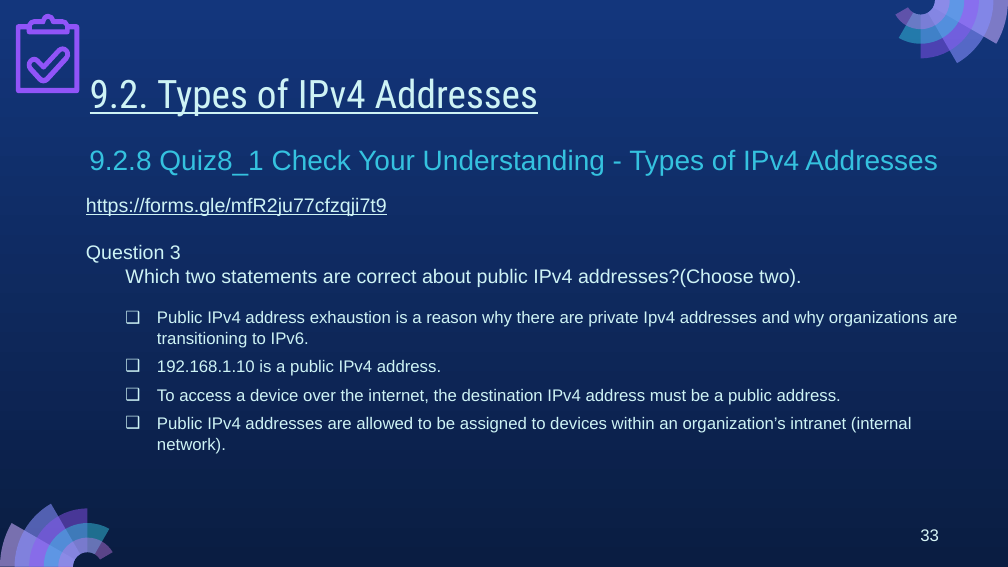
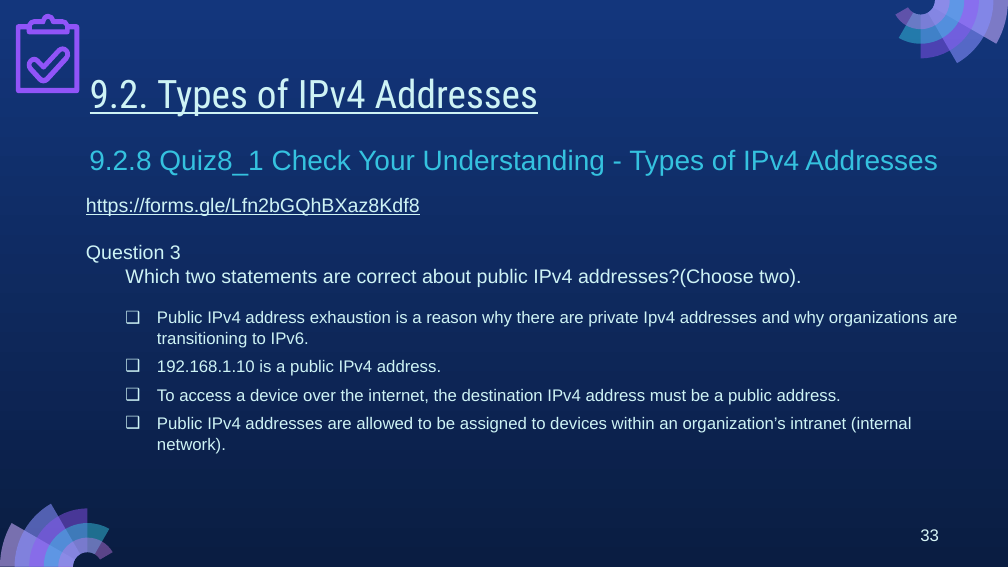
Before and after one commit to MarikoTagawa/kosen-mongolia-materials, a slide deck: slide 33 of network-basics/slides/08_NetworkBasics_2025_2P.pptx. Drawn at 1008x567 pixels with LibreOffice and Linux fonts; fonts in the diff are those of the drawing. Boxes give left, top, right and bottom in pixels: in the first picture for what was removed or moved away, otherwise in the second. Text is boxed around its words. In the diff, an @@ line names an element or a change of style, - is before the commit and + after.

```diff
--- a/network-basics/slides/08_NetworkBasics_2025_2P.pptx
+++ b/network-basics/slides/08_NetworkBasics_2025_2P.pptx
@@ text at box(86, 197, 420, 216): text changed @@
-https://forms.gle/mfR2ju77cfzqji7t9
+https://forms.gle/Lfn2bGQhBXaz8Kdf8
```
Also in this commit, not shown: 7 other slides changed, 3 other files.
